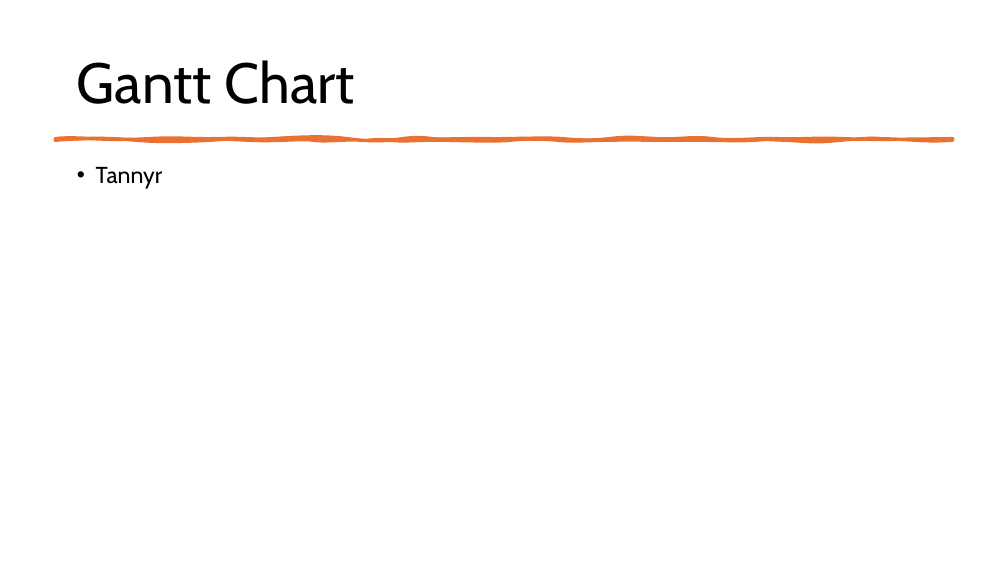
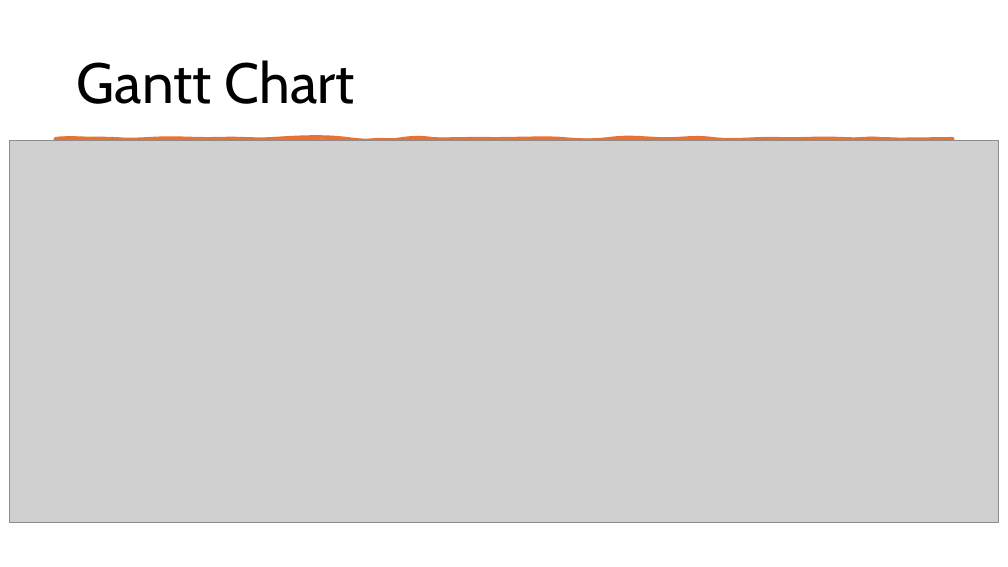
Before and after one commit to Tannyr-Singleterry/ECE590_SeniorDesign, a slide deck: slide 18 of Documents/FInal Presentation/Final_Presentation.pptx. Drawn at 1008x567 pixels with LibreOffice and Linux fonts; fonts in the diff are those of the drawing; grey boxes stand for pictures. Boxes give left, top, right and bottom in pixels: in the first picture for what was removed or moved away, otherwise in the second. Text is boxed around its words. In the diff, an @@ line names an element or a change of style, - is before the commit and + after.

```diff
--- a/Documents/FInal Presentation/Final_Presentation.pptx
+++ b/Documents/FInal Presentation/Final_Presentation.pptx
@@ picture added at <box>10,140,999,523</box> @@
@@ text removed at <box>96,167,162,189</box> @@
-• Tannyr
```
Also in this commit, not shown: 6 other slides changed, 1 other file.
